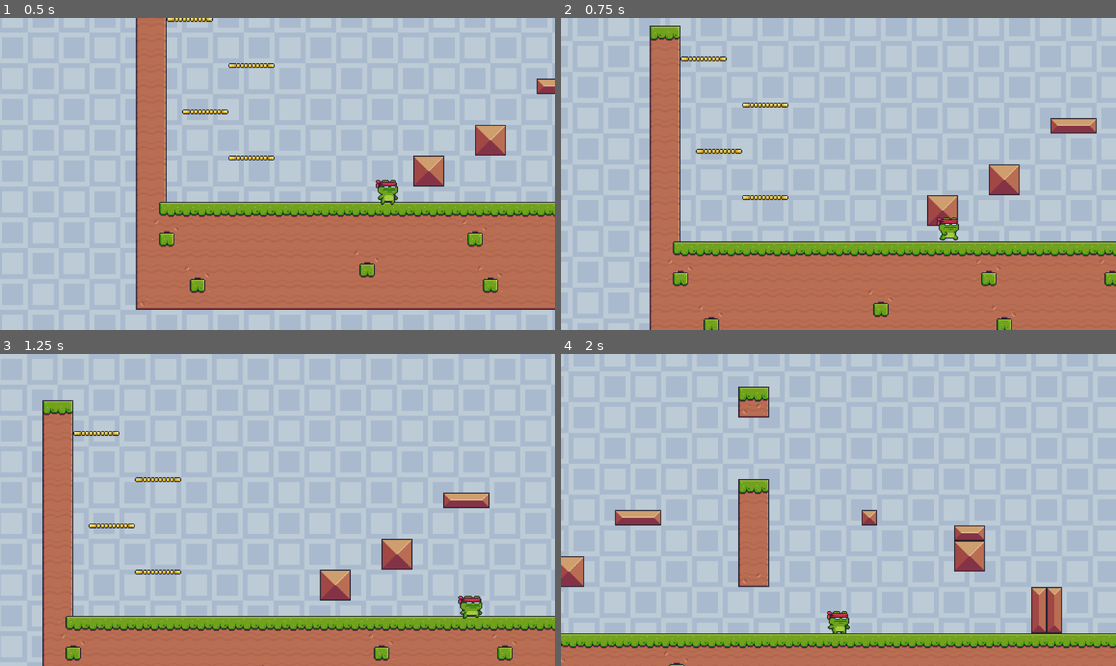
Above: before the commit, frames 1-4 (two rows, left to right).
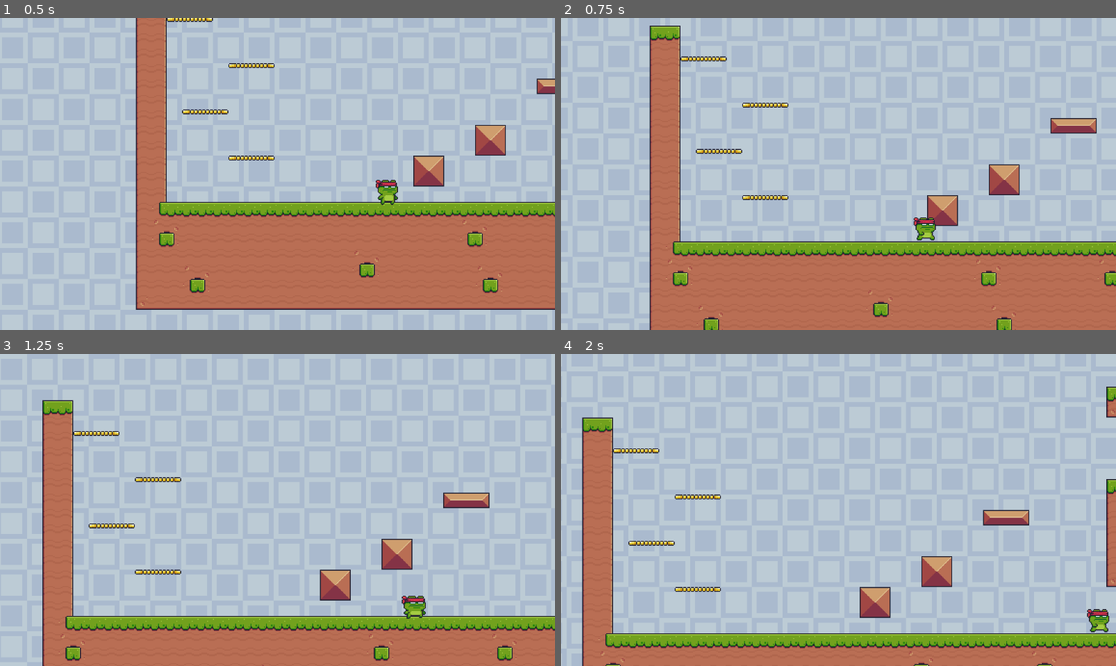
Above: after the commit, the same moments.

Repository: 3ps1ll0n/SimplePlatformer
Game: Godot game, scene res://Scenes/Game.tscn
Same seed, same stepped clock (60 frames per second), same inputs: the game is played once before the commit and once after it.
Inputs:
- Up to frame 1 (0.5 s): no input
- Up to frame 2 (0.75 s): hold Right (Right) from 0.53 s (still down); tap Shift (Dash) at 0.6 s
- Up to frame 3 (1.25 s): keep holding Right (Right); tap Space (Jump) at 0.77 s
- Up to frame 4 (2 s): keep holding Right (Right); tap Shift (Dash) at 1.35 s; tap Space (Jump) at 1.52 s

Frame 1 is identical in both runs. In frame 2, 0.5% of the frame differs, in the area x 63-72%, y 63-72%; in frame 3, 0.5%; in frame 4, 14%, in the area x 0-100%, y 10-100%.

Commit message:
Fix les bugs du dash

Diff:
--- a/Scripts/player.gd
+++ b/Scripts/player.gd
@@ -11,7 +11,7 @@
 var gravity = ProjectSettings.get_setting("physics/2d/default_gravity")
 
 @export var dash_speed = 500
-@export var dash_max_distance = 90
+@export var dash_max_distance = 65
 @export var dash_curve : Curve
 
 var able_to_dash = true
@@ -51,8 +51,6 @@
 		#velocity.y = move_toward(velocity.y, input_direction.y * speed if input_direction.y != 0 else velocity.y, speed * acceleration)
 		if input_direction.x == 0:
 			velocity.x = move_toward(velocity.x, 0, speed * deceleration)
-		if input_direction.y == 0:
-			velocity.y = move_toward(velocity.y, 0, speed * deceleration)
 
 	# Dash activation
 	if Input.is_action_just_pressed("Dash") and not is_dashing and able_to_dash:
@@ -71,7 +69,7 @@
 	# Performe actual dash.
 	if is_dashing:
 		var current_distance = position.distance_to(dash_start_position)
-		if current_distance >= dash_max_distance or is_on_wall():
+		if current_distance >= dash_max_distance or is_on_wall() or is_on_ceiling() or is_on_floor():
 			is_dashing = false
 		else:
 			velocity = dash_direction * dash_speed * dash_curve.sample(current_distance/dash_max_distance)
@@ -85,10 +83,10 @@
 
 	#========================================== Animation Section ==========================================
 
-	#if input_direction > 0:
-	#	animated_sprite.flip_h = false
-	#elif input_direction < 0:
-	#	animated_sprite.flip_h = true
+	if input_direction > Vector2.ZERO:
+		animated_sprite.flip_h = false
+	elif input_direction < Vector2.ZERO:
+		animated_sprite.flip_h = true
 
 	#if is_dashing = true:
 		#animated_sprite.play("Run")
